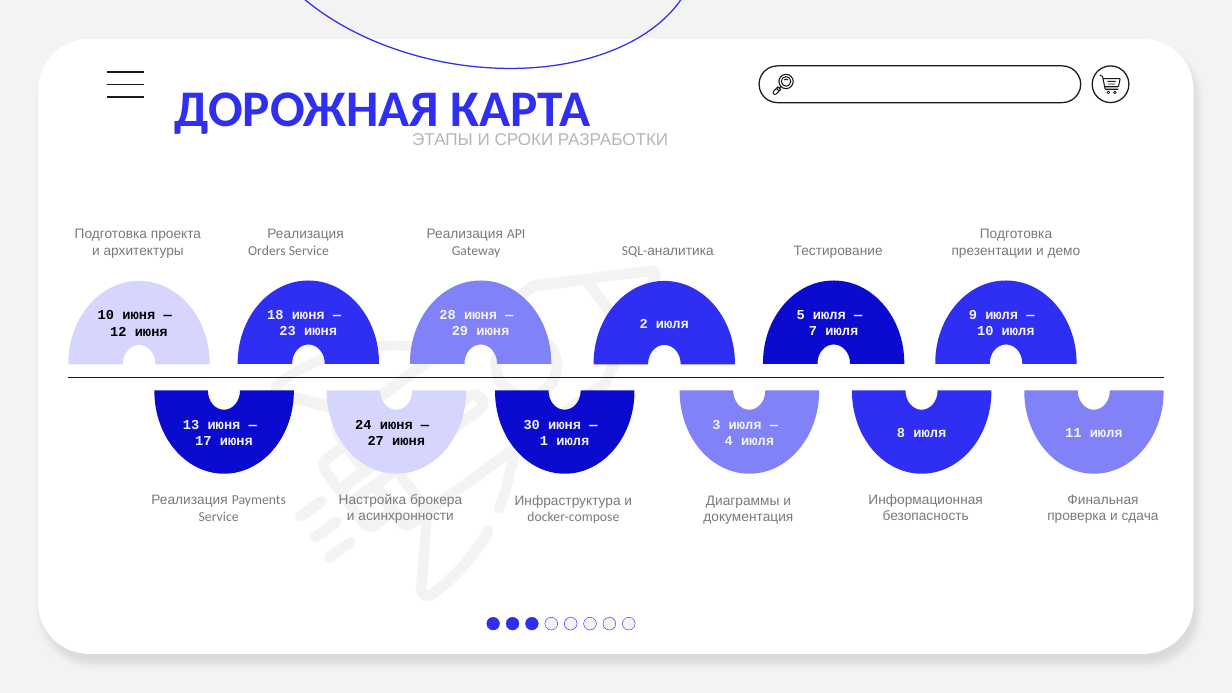
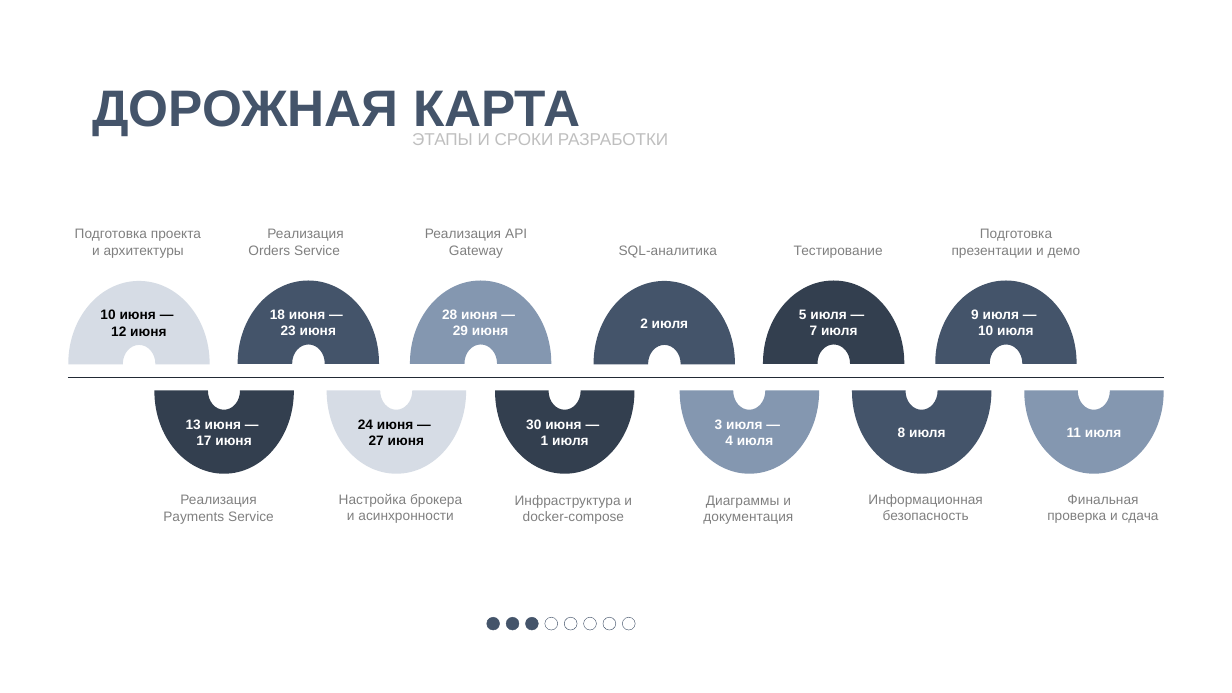
Before and after one commit to Kulikova-A18/Industrial_software_development_akulikova_final_project, a slide deck: slide 5 of Итоговая_работа_КуликоваАВ.pptx. Drawn at 1232x693 pixels with LibreOffice and Linux fonts; fonts in the diff are those of the drawing. Boxes give left, top, right and bottom in pixels: in the first picture for what was removed or moved away, otherwise in the second. Text is boxed around its words. In the diff, an @@ line names an element or a change of style, - is before the commit and + after.

```diff
--- a/Итоговая_работа_КуликоваАВ.pptx
+++ b/Итоговая_работа_КуликоваАВ.pptx
@@ background #F3F3F3 to #FFFFFF @@
@@ ellipse removed at (x1=226, y1=0, x2=722, y2=103) @@
@@ rounded rectangle removed at (x1=38, y1=39, x2=1194, y2=654) @@
@@ text "ДОРОЖНАЯ КАРТА" moved from (x1=175, y1=92, x2=591, y2=139) to (x1=92, y1=90, x2=580, y2=136) @@
@@ text "ДОРОЖНАЯ КАРТА" at (x1=92, y1=90, x2=580, y2=136): font Calibri to Arial, text colour #2F2FF4 to #44546A @@
@@ group removed at (x1=107, y1=65, x2=1130, y2=102): 8 freeform shapes, 3 lines, 1 rounded rectangle, 1 ellipse @@
@@ text "ЭТАПЫ И СРОКИ РАЗРАБОТКИ" at (x1=412, y1=133, x2=668, y2=145): text colour #B6B6B6 to #BFBFBF @@
@@ freeform shape at (x1=237, y1=208, x2=664, y2=630): fill #F3F3F3 to #FFFFFF @@
@@ text "Реализация Orders Service" at (x1=248, y1=228, x2=343, y2=255): font Calibri to Arial in "Orders Service"; text colour #7A7A7A to #808080 @@
@@ text "Реализация API Gateway" at (x1=425, y1=228, x2=527, y2=258): font Calibri to Arial in "API Gateway"; text colour #7A7A7A to #808080 @@
@@ text "SQL-аналитика" at (x1=619, y1=245, x2=717, y2=258): font Calibri to Arial in "SQL-аналитика"; text colour #7A7A7A to #808080 @@
@@ freeform shape "10 июня —" at (x1=68, y1=281, x2=209, y2=365): font Courier New to Arial; fill #D5D5FD to #D6DCE5 @@
@@ font Courier New to Arial, text colour #F3F3F3 to #FFFFFF; fill #2F2FF4 to #44546A in 4 elements at (x1=238, y1=281, x2=379, y2=365), (x1=853, y1=391, x2=992, y2=474), (x1=594, y1=281, x2=736, y2=365), (x1=935, y1=281, x2=1077, y2=365) @@
@@ freeform shape at (x1=478, y1=326, x2=579, y2=408): fill #F3F3F3 to #FFFFFF @@
@@ line (68, 378) - (554, 378): stroke #07078A 0.75 pt to #222A35 0.75 pt @@
@@ line (554, 378) - (1164, 378): stroke #07078A 0.75 pt to #222A35 0.75 pt @@
@@ freeform shape "24 июня —" at (x1=326, y1=391, x2=466, y2=474): font Courier New to Arial; fill #D5D5FD to #D6DCE5 @@
@@ font Courier New to Arial, text colour #F3F3F3 to #FFFFFF; fill #0B0BCF to #333F50 in 3 elements at (x1=154, y1=391, x2=293, y2=474), (x1=763, y1=281, x2=904, y2=365), (x1=495, y1=391, x2=634, y2=474) @@
@@ font Courier New to Arial, text colour #F3F3F3 to #FFFFFF; fill #8282F8 to #8497B0 in 3 elements at (x1=410, y1=281, x2=552, y2=365), (x1=680, y1=391, x2=819, y2=474), (x1=1024, y1=391, x2=1163, y2=474) @@
@@ text "Реализация Payments Service" at (x1=163, y1=494, x2=274, y2=524): font Calibri to Arial in "Payments Service"; text colour #7A7A7A to #808080 @@
@@ text "Инфраструктура и docker-compose" at (x1=515, y1=495, x2=632, y2=524): font Calibri to Arial in "docker-compose"; text colour #7A7A7A to #808080 @@
@@ fill #2F2FF4 to #44546A; outline #2F2FF4 0.25 pt to #44546A 0.25 pt in 3 elements at (x1=506, y1=617, x2=519, y2=630), (x1=526, y1=617, x2=538, y2=630), (x1=487, y1=617, x2=499, y2=630) @@
@@ fill #F3F3F3 to #FFFFFF; outline #2F2FF4 0.25 pt to #44546A 0.25 pt in 5 elements at (x1=545, y1=617, x2=557, y2=630), (x1=564, y1=617, x2=577, y2=630), (x1=584, y1=617, x2=596, y2=630), (x1=602, y1=617, x2=615, y2=630), (x1=622, y1=617, x2=634, y2=630) @@
```
Also in this commit, not shown: 12 other slides changed, 1 other file.
